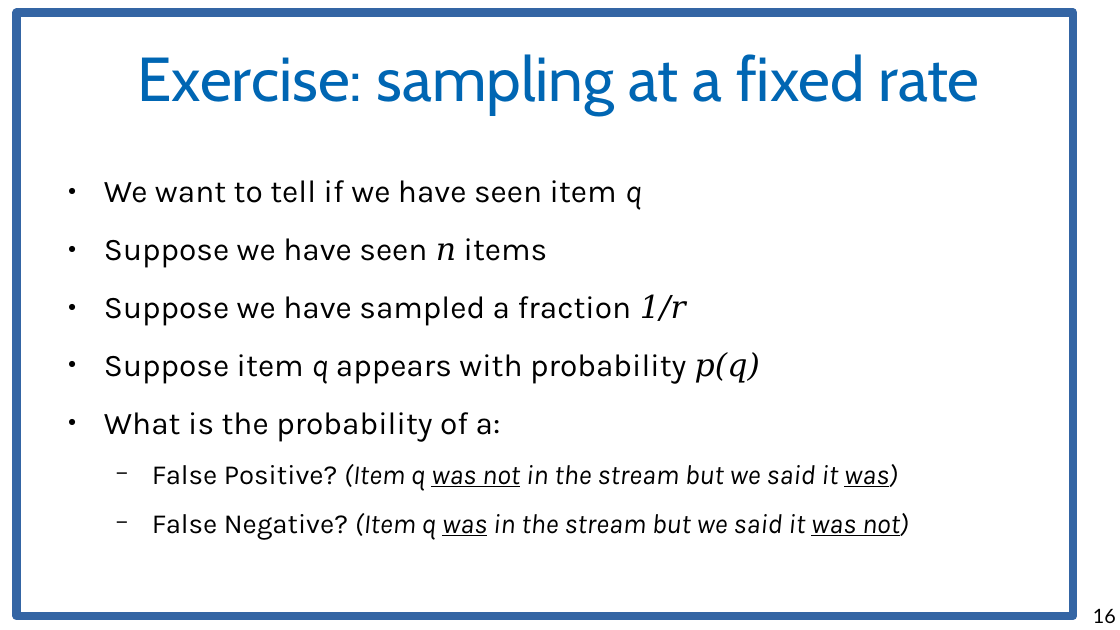
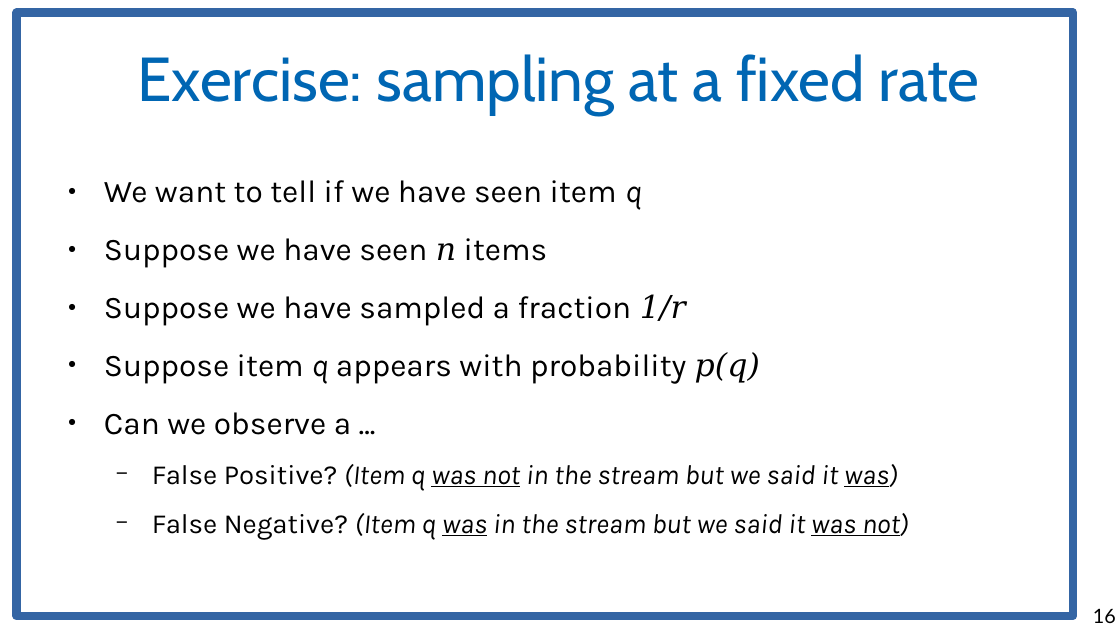
Before and after one commit to chatox/data-mining-course, a slide deck: slide 16 of theory/odp/tt22_streams.odp. Drawn at 1120x630 pixels with LibreOffice and Linux fonts; fonts in the diff are those of the drawing. Boxes give left, top, right and bottom in pixels: in the first picture for what was removed or moved away, otherwise in the second. Text is boxed around its words. In the diff, an @@ line names an element or a change of style, - is before the commit and + after.

```diff
--- a/theory/odp/tt22_streams.odp
+++ b/theory/odp/tt22_streams.odp
@@ text at box(104, 412, 351, 435): text changed @@
-● What is the probability of a:
+● Can we observe a ...
```
Also in this commit, not shown: 1 other slide changed, 1 other file.
